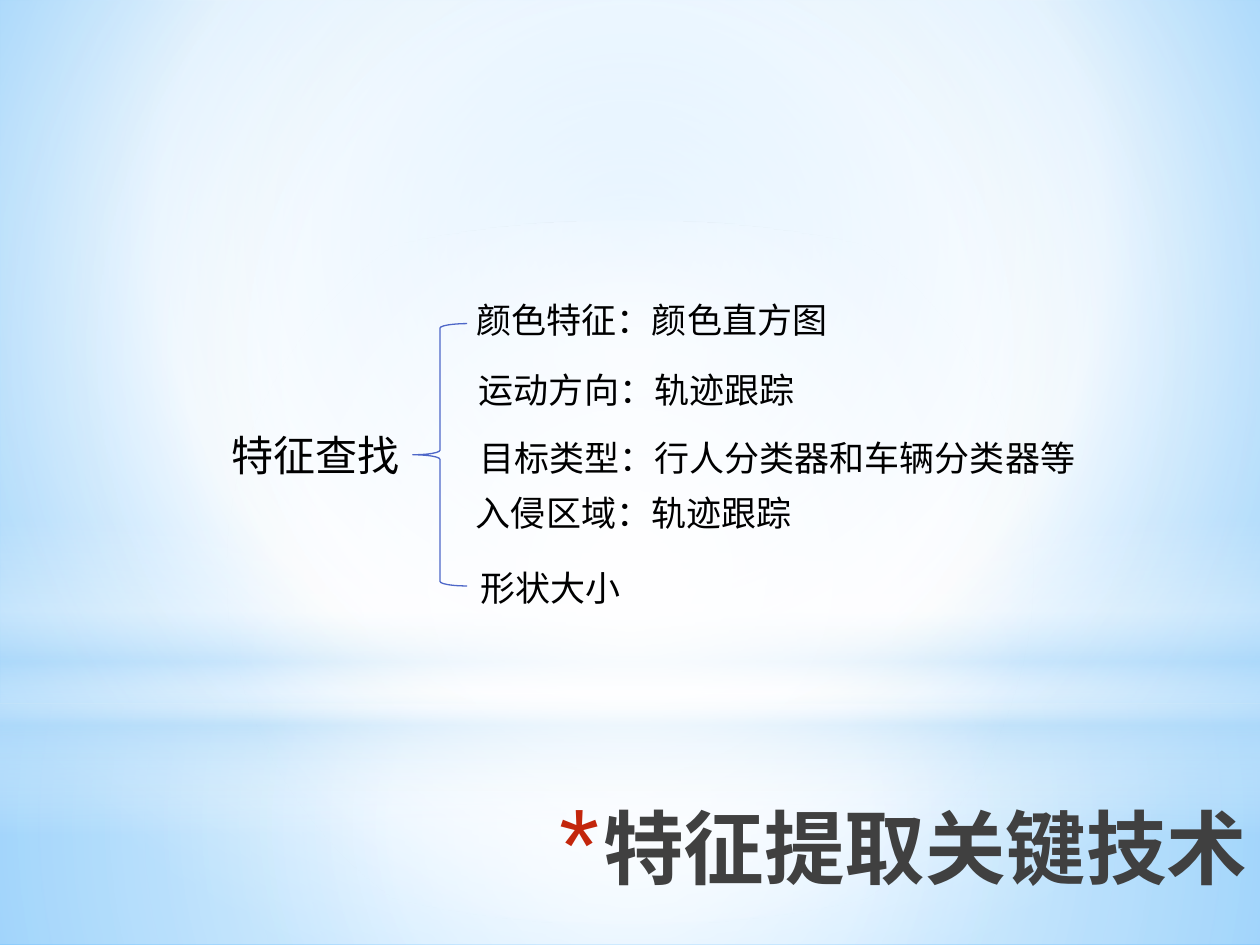
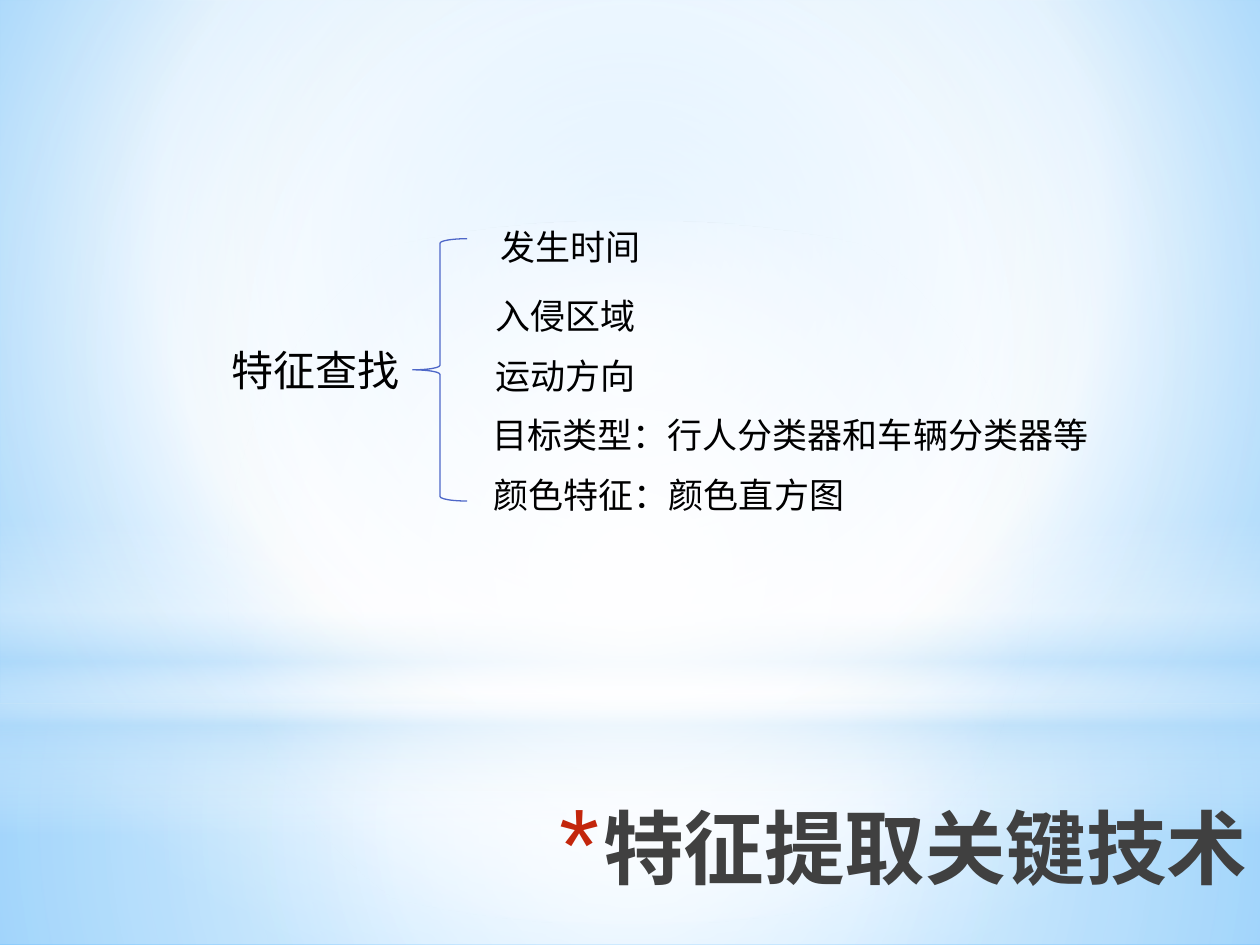
Before and after one commit to ronnyMakhuddin/motion-detect-tiqu, a slide deck: slide 22 of 研究生毕业设计/文档管理/预答辩/毕业设计预答辩.pptx (slide 18 before the commit). Drawn at 1260x945 pixels with LibreOffice and Linux fonts; fonts in the diff are those of the drawing. Boxes give left, top, right and bottom in pixels: in the first picture for what was removed or moved away, otherwise in the second. Text is boxed around its words. In the diff, an @@ line names an element or a change of style, - is before the commit and + after.

```diff
--- a/研究生毕业设计/文档管理/预答辩/毕业设计预答辩.pptx
+++ b/研究生毕业设计/文档管理/预答辩/毕业设计预答辩.pptx
@@ left brace moved from (x1=413, y1=324, x2=467, y2=586) to (x1=413, y1=238, x2=467, y2=500) @@
@@ text added at (x1=500, y1=230, x2=640, y2=263), 20 pt, text #000000 @@
+发生时间
@@ text at (x1=495, y1=299, x2=635, y2=332): text changed @@
-入侵区域：轨迹跟踪
+入侵区域
@@ text "特征查找" moved from (x1=232, y1=435, x2=400, y2=475) to (x1=232, y1=350, x2=400, y2=390) @@
@@ text at (x1=495, y1=359, x2=635, y2=392): text changed @@
-运动方向：轨迹跟踪
+运动方向
@@ text "目标类型：行人分类器和车辆分类器等" moved from (x1=479, y1=441, x2=1075, y2=474) to (x1=492, y1=418, x2=1088, y2=451) @@
@@ text "颜色特征：颜色直方图" moved from (x1=477, y1=303, x2=828, y2=336) to (x1=494, y1=478, x2=845, y2=511) @@
@@ text removed at (x1=481, y1=571, x2=621, y2=604) @@
-形状大小
```
Also in this commit, not shown: 2 other slides changed, 4 slides added, 1 slide removed, 2 other files.
